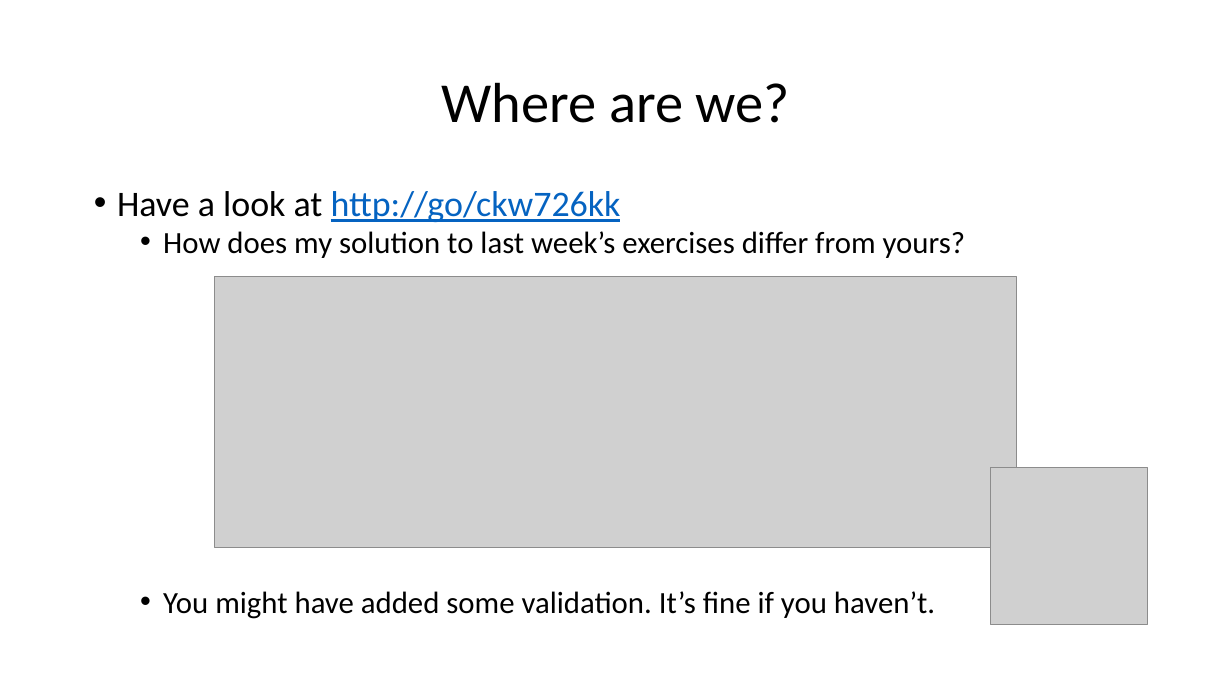
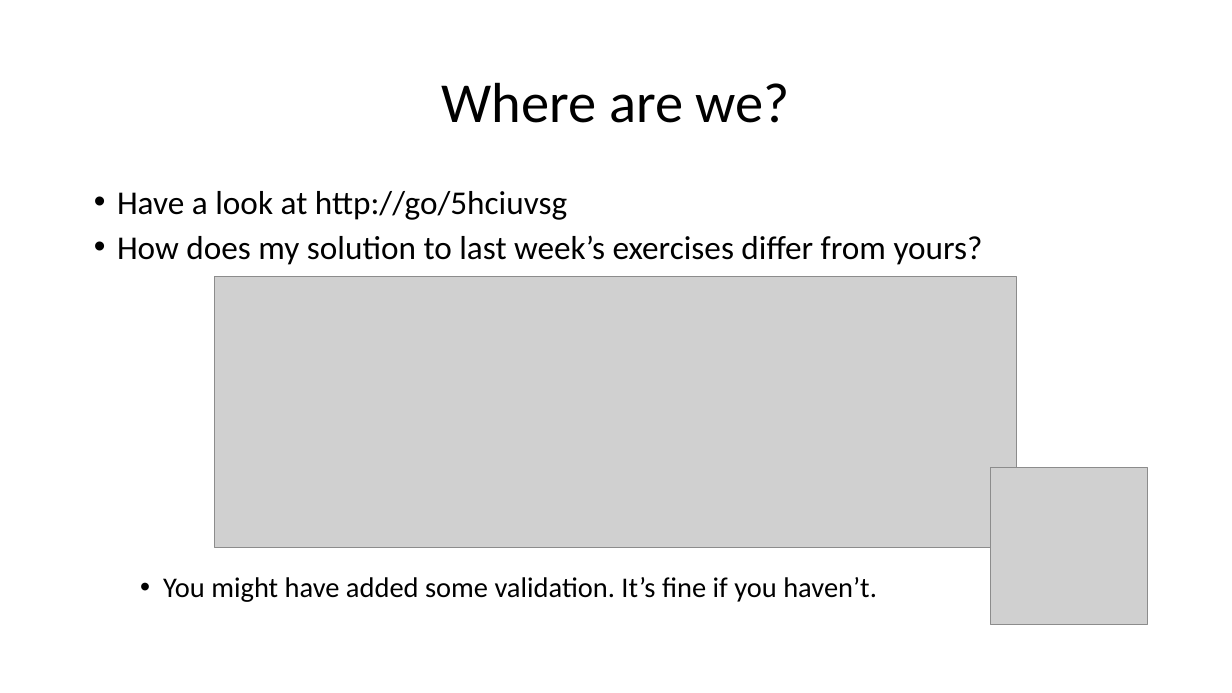
Before and after one commit to wilkotom/python_examples, a slide deck: slide 2 of Python as an additional language/Lesson 5/Session 5.pptx. Drawn at 1232x693 pixels with LibreOffice and Linux fonts; fonts in the diff are those of the drawing; grey boxes stand for pictures. Boxes give left, top, right and bottom in pixels: in the first picture for what was removed or moved away, otherwise in the second. Text is boxed around its words. In the diff, an @@ line names an element or a change of style, - is before the commit and + after.

```diff
--- a/Python as an additional language/Lesson 5/Session 5.pptx
+++ b/Python as an additional language/Lesson 5/Session 5.pptx
@@ text at <box>117,191,567,220</box>: text changed; size 28 to 25.9 pt; text colour #0563C1 to #000000 @@
-• Have a look at http://go/ckw726kk
+• Have a look at http://go/5hciuvsg
@@ text at <box>117,235,983,602</box>: size 24 to 25.9 pt in "How does my solution to last week’s ..."; size 24 to 22.2 pt in "You might have added some validation. It’s ..."; list level 2 to 1 in "How does my solution to ..." @@
```
Also in this commit, not shown: 2 other slides changed, 1 other file.
